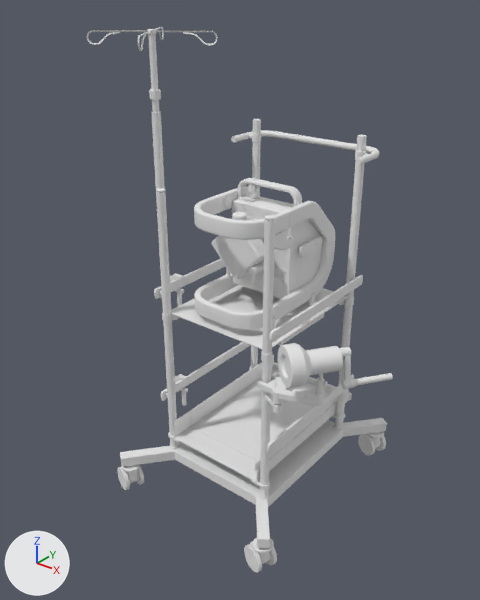
A saved change to the FBX model Scenes/VROffice/mesh/Cardiohelp.fbx.
Before and after are seen from a 50 mm camera at (1.099, -1.539, 2.257) aimed at (-0.024, -0.136, 1.388). Lighting does not change. The marker at lower left points along +X, +Y and +Z. Where no turn or scale is listed for an object, it has been applied to the vertices.

The older version as bpy lines, for what is in view:
```python
me_untitled_010 = bpy.data.meshes.new('Untitled.010')
me_untitled_010.from_pydata(...)  # 7278 vertices, 14192 faces; spans x -0.019..0.255, y -0.278..0.142, z -0.2..0.174
me_untitled_010.materials.append(mat_metal)  # white #e7e7e7
me_untitled_011 = bpy.data.meshes.new('Untitled.011')
me_untitled_011.from_pydata(...)  # 7636 vertices, 14544 faces; spans x -0.42..0.499, y -0.374..0.379, z -0.64..0.782
me_untitled_011.materials.append(mat_metal)  # white #e7e7e7
ob_cardiohelp_maquet = bpy.data.objects.new('Cardiohelp Maquet', me_untitled_010)
ob_cardiohelp_maquet.location = (-0.118, 0.004, 1.554)
ob_sprinter_cart_xl = bpy.data.objects.new('Sprinter Cart XL', me_untitled_011)
ob_sprinter_cart_xl.location = (0.004, -0.064, 1.351)
```
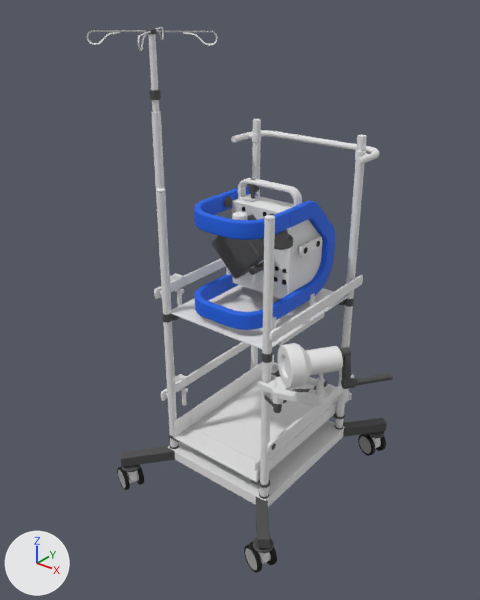
The newer file is also turned or shifted as a whole; pictures and numbers use the older file's frame.

Changed parts and their boxes [x1, y1, x2, y2] in the pictures (480 x 600 px):
part 1 of me_untitled_010, recoloured (grey to blue)
    both: [194, 186, 335, 330]
part 2 of me_untitled_010, recoloured (grey to black)
    both: [211, 178, 293, 279]
part 3 of me_untitled_010, recoloured
    both: [263, 212, 320, 285]
part 4 of me_untitled_011, recoloured (white to grey)
    both: [120, 297, 393, 553]
part 5 of me_untitled_011, recoloured (grey to black)
    both: [147, 29, 161, 100]
part 6 of me_untitled_011, recoloured (grey to black)
    both: [117, 434, 386, 573]
part 7 of me_untitled_011, recoloured
    both: [118, 470, 126, 488]
part 8 of me_untitled_011, recoloured
    both: [245, 548, 257, 570]
part 9 of me_untitled_011, recoloured
    both: [359, 436, 371, 454]

What the commit changed:
Material 'Rubber' (mat_rubber) is new.
Its base color is (0.0, 0.0, 0.0) (black #000000).
Its roughness is 0.69.
Material 'Wheel' (mat_wheel) is new.
Its base color is (0.376, 0.376, 0.376) (grey #a5a5a5).
Its roughness is 0.69.
Material 'Dark Metal' (mat_dark_metal) is new.
Its base color is (0.0766, 0.0766, 0.0766) (dark grey #4e4e4e).
Its roughness is 0.69.
Material 'Metal Red' (mat_metal_red) is new.
Its base color is (0.8, 0.00285, 0.0) (red #e70900).
Its roughness is 0.69.
Material 'Metal White' (mat_metal_white) is new.
Its base color is (1.0, 1.0, 1.0) (white #ffffff).
Its roughness is 0.69.
Material 'Metal Blue' (mat_metal_blue) is new.
Its base color is (0.00842, 0.122, 0.8) (blue #1762e7).
Its roughness is 0.69.
Material 'Black' (mat_black) is new.
Its base color is (0.0, 0.0, 0.0) (black #000000).
Its roughness is 0.69.
me_untitled_010 has 7278 vertices, 14192 faces and spans x -0.019..0.255, y -0.278..0.142, z -0.2..0.174.
me_untitled_010 is used by ob_cardiohelp_maquet; location (-0.118, 0.004, 1.554).
me_untitled_010 part 1: 3816 of the faces centred in x -0.01..0.246, y -0.278..0.142, z -0.179..0.135 switch from mat_metal (white #e7e7e7) to mat_metal_blue (blue #1762e7).
me_untitled_010 part 2: 1552 of the faces centred in x -0.001..0.246, y -0.193..-0.022, z -0.093..0.174 switch from mat_metal (white #e7e7e7) to mat_dark_metal (dark grey #4e4e4e).
me_untitled_010 part 3: 2972 of the faces centred in x 0.127..0.247, y -0.093..0.048, z -0.107..0.1 switch from mat_metal (white #e7e7e7) to mat_black (black #000000).
me_untitled_010 now uses material mat_metal_white (white #ffffff).
me_untitled_010 now uses material mat_metal_red (red #e70900).
me_untitled_011 has 7636 vertices, 14544 faces and spans x -0.42..0.499, y -0.374..0.379, z -0.64..0.782.
me_untitled_011 is used by ob_sprinter_cart_xl; location (0.004, -0.064, 1.351).
me_untitled_011 part 4: 4800 of the faces centred in x -0.311..0.499, y -0.37..0.364, z -0.554..0.085 switch from mat_metal (white #e7e7e7) to mat_dark_metal (dark grey #4e4e4e).
me_untitled_011 part 5: 216 of the faces centred in x -0.289..-0.259, y -0.153..-0.123, z 0.603..0.782 switch from mat_metal (white #e7e7e7) to mat_dark_metal (dark grey #4e4e4e).
me_untitled_011 part 6: 1936 of the faces centred in x -0.338..0.302, y -0.373..0.378, z -0.64..-0.562 switch from mat_metal (white #e7e7e7) to mat_rubber (black #000000).
me_untitled_011 part 7: 248 of the faces centred in x -0.326..-0.256, y -0.369..-0.292, z -0.627..-0.575 switch from mat_metal (white #e7e7e7) to mat_wheel (grey #a5a5a5).
me_untitled_011 part 8: 248 of the faces centred in x 0.221..0.29, y -0.369..-0.292, z -0.627..-0.575 switch from mat_metal (white #e7e7e7) to mat_wheel (grey #a5a5a5).
me_untitled_011 part 9: 248 of the faces centred in x 0.221..0.29, y 0.297..0.374, z -0.627..-0.575 switch from mat_metal (white #e7e7e7) to mat_wheel (grey #a5a5a5).
